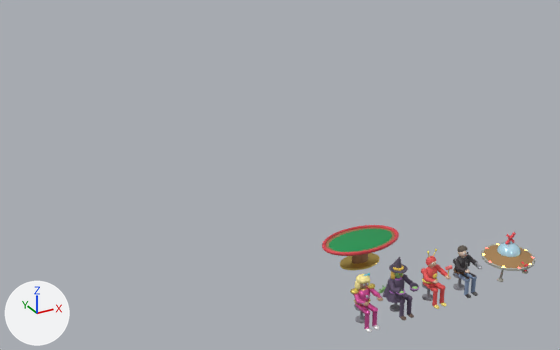
The Blender file Assets/Source/Personagens.blend as it was, and as the next commit left it.
One viewpoint serves both versions: a camera (50 mm lens) standing at (-11.7, -14.0, 11.6) and looking at (0.5, 8.3, 0.5). The axes (+X, +Y, +Z) are drawn at lower left. The lights are the same throughout. The picture after the commit comes second.

Names of what the first picture shows: 'Apresentadora', 'Bruxa', 'Ciborgue', 'Heroi', 'Mesa', 'Nave'.
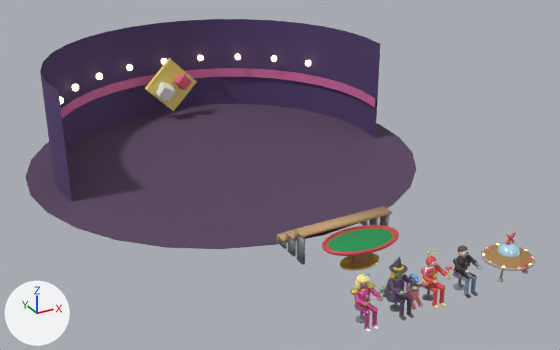
Diff of the bpy script that builds the scene:
```diff
--- a/Assets/Source/Personagens.blend.py
+++ b/Assets/Source/Personagens.blend.py
@@ ob_estudio @@
+ob_estudio = bpy.data.objects.new('Estudio', me_estudio_002)  # 586 vertices, 516 faces, 82 loose edges; spans x -7.5..7.5, y -7.5..7.5, z 0.0..4.0; in mat_est_piso (dark purple #594561), mat_est_parede (dark purple #553f6f), mat_est_faixa (pink #da6faa), mat_est_luz (beige #fff3bc, glowing beige #ffedaa), mat_est_painel (yellow #f9e77c), mat_est_branco (white #fcf9f1), mat_est_vermelho (red #e7617c)
+ob_estudio.location = (0.0, 12.0, 0.0)
@@ ob_arquibancada @@
+ob_arquibancada = bpy.data.objects.new('Arquibancada', me_arquibancada)  # 96 vertices, 72 faces; spans x -1.6..1.6, y -1.32..0.22, z -0.02..1.0; in mat_arq_madeira (brown #c4a076), mat_arq_metal (grey #a0a4ad)
+ob_arquibancada.location = (0.0, 4.5, 0.0)
@@ ob_acc_bone @@
+ob_acc_bone = bpy.data.objects.new('Acc_Bone', me_acc_bone)  # 54 vertices, 52 faces; spans x -0.109..0.109, y -0.2..0.114, z 0.757..0.883; in mat_acc_bone (blue #7cb3ed)
+ob_acc_bone.location = (0.0, 0.0, 0.0)
@@ ob_acc_plaquinha @@
+ob_acc_plaquinha = bpy.data.objects.new('Acc_Plaquinha', me_acc_plaquinha)  # 28 vertices, 20 faces; spans x 0.2..0.48, y -0.213..-0.168, z 0.618..1.12; in mat_acc_cabo (brown #bc956c), mat_acc_placa (white #fdfaf3), mat_acc_placatexto (red #ed6c7c)
+ob_acc_plaquinha.location = (0.0, 0.0, 0.0)
@@ ob_espectador @@
+ob_espectador = bpy.data.objects.new('Espectador', me_espectador)  # 274 vertices, 288 faces; spans x -0.348..0.348, y -0.297..0.154, z -0.041..0.874; in mat_esp_roupa (pink #ed9595), mat_esp_pele (beige #e7cbb3), mat_esp_cabelo (brown #6c5950)
+ob_espectador.location = (0.0, 0.0, 0.0)
```

Changed parts and their boxes [x1, y1, x2, y2] in the pictures (560 x 350 px):
'Estudio', added
    after: [26, 19, 416, 249]
    faces in mat_est_piso (dark purple #594561): [26, 104, 416, 249]
    faces in mat_est_parede (dark purple #553f6f): [40, 19, 380, 202]
    faces in mat_est_faixa (pink #da6faa): [61, 68, 375, 164]
    faces in mat_est_painel (yellow #f9e77c): [145, 58, 197, 111]
    faces in mat_est_luz (beige #fff3bc, glowing beige #ffedaa): [59, 54, 311, 104]
'Arquibancada', added
    after: [277, 206, 392, 265]
    faces in mat_arq_madeira (brown #c4a076): [277, 206, 392, 244]
    faces in mat_arq_metal (grey #a0a4ad): [279, 215, 389, 265]
'Espectador', added
    after: [406, 274, 429, 310]
    faces in mat_esp_roupa (pink #ed9595): [406, 282, 426, 310]
'Acc_Plaquinha', added
    after: [425, 266, 434, 276]
'Acc_Bone', added
    after: [410, 274, 420, 282]
